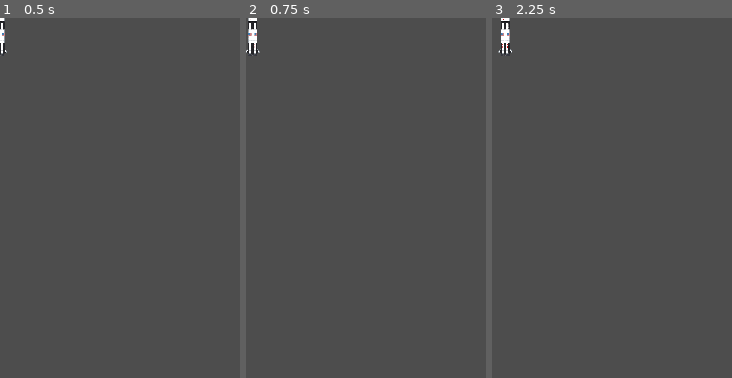
Above: before the commit, frames 1-3 (left to right).
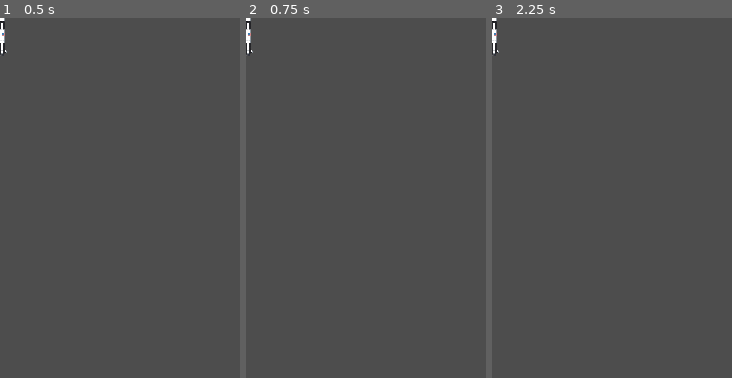
Above: after the commit, the same moments.

Repository: yuu-oka/godot1week1
Game: Godot game, scene res://nodes/player/Rocket.tscn
The game is run twice, just before and just after one commit, with the same random seed, the same clock (stepped at 60 frames per second) and the same inputs.
Inputs:
- Up to frame 1 (0.5 s): no input
- Up to frame 2 (0.75 s): tap Enter at 0.5 s; hold Right from 0.53 s (still down)
- Up to frame 3 (2.25 s): tap Space at 1.25 s; release Right at 1.28 s; hold Z (rocket_move_left, bound only before the commit) 1.28-2.03 s; tap Enter at 2 s; hold Right from 2.03 s (still down)
The pictures show only the part of the screen within x 0-50%, y 0-50%; the shares and areas given below are measured in that part.

Frame 1 is identical in both runs. In frame 2, 0.4% of the frame differs, in the area x 0-6%, y 0-11%; in frame 3, 0.6%, in the area x 0-9%, y 0-11%.

Commit message:
移動の修正、当たり判定処理の追加

Diff:
--- a/nodes/player/Rocket.gd
+++ b/nodes/player/Rocket.gd
@@ -2,6 +2,14 @@
 
 @export var speed = 400
 var screen_size
+
+signal hit
+
+func start(pos):
+	position = pos
+	show()
+	$CollisionShape2D.disabled = false
+	pass
 
 # Called when the node enters the scene tree for the first time.
 func _ready():
@@ -13,9 +21,9 @@
 func _process(delta):
 	var velocity = Vector2.ZERO
 
-	if Input.is_action_just_pressed("rocket_move_right"):
+	if Input.is_key_pressed(KEY_RIGHT) && Input.is_key_pressed(KEY_Z):
 		velocity.x += 1
-	if Input.is_action_just_pressed("rocket_move_left"):
+	if Input.is_key_pressed(KEY_LEFT) && Input.is_key_pressed(KEY_Z):
 		velocity.x -= 1
 
 	if velocity.length() > 0:
@@ -24,3 +32,9 @@
 	position += velocity * delta
 	position = position.clamp(Vector2.ZERO, screen_size)
 	pass
+
+func _on_body_entered(body):
+	hide()
+	hit.emit()
+	$CollisionShape2D.set_deferred("disabled", true)
+	pass # Replace with function body.
--- a/nodes/player/Rocket.tscn
+++ b/nodes/player/Rocket.tscn
@@ -17,3 +17,5 @@
 [node name="CollisionShape2D" type="CollisionShape2D" parent="."]
 position = Vector2(0, 2)
 shape = SubResource("CapsuleShape2D_rm00n")
+
+[connection signal="body_entered" from="." to="." method="_on_body_entered"]
--- a/project.godot
+++ b/project.godot
@@ -20,18 +20,3 @@
 window/size/viewport_width=480
 window/size/viewport_height=720
 window/stretch/mode="canvas_items"
-
-[input]
-
-rocket_move_right={
-"deadzone": 0.5,
-"events": [Object(InputEventKey,"resource_local_to_scene":false,"resource_name":"","device":0,"window_id":0,"alt_pressed":false,"shift_pressed":false,"ctrl_pressed":false,"meta_pressed":false,"pressed":false,"keycode":0,"physical_keycode":90,"key_label":0,"unicode":0,"echo":false,"script":null)
-, Object(InputEventKey,"resource_local_to_scene":false,"resource_name":"","device":0,"window_id":0,"alt_pressed":false,"shift_pressed":false,"ctrl_pressed":false,"meta_pressed":false,"pressed":false,"keycode":0,"physical_keycode":4194321,"key_label":0,"unicode":0,"echo":false,"script":null)
-]
-}
-rocket_move_left={
-"deadzone": 0.5,
-"events": [Object(InputEventKey,"resource_local_to_scene":false,"resource_name":"","device":-1,"window_id":0,"alt_pressed":false,"shift_pressed":false,"ctrl_pressed":false,"meta_pressed":false,"pressed":false,"keycode":0,"physical_keycode":90,"key_label":0,"unicode":122,"echo":false,"script":null)
-, Object(InputEventKey,"resource_local_to_scene":false,"resource_name":"","device":-1,"window_id":0,"alt_pressed":false,"shift_pressed":false,"ctrl_pressed":false,"meta_pressed":false,"pressed":false,"keycode":0,"physical_keycode":4194319,"key_label":0,"unicode":0,"echo":false,"script":null)
-]
-}
